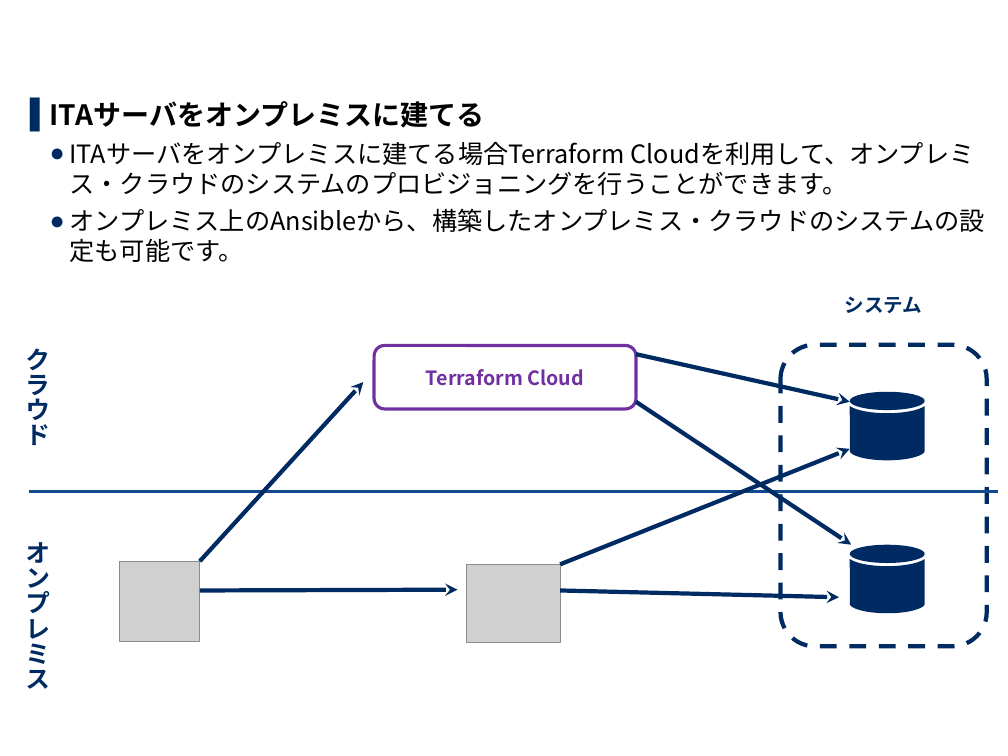
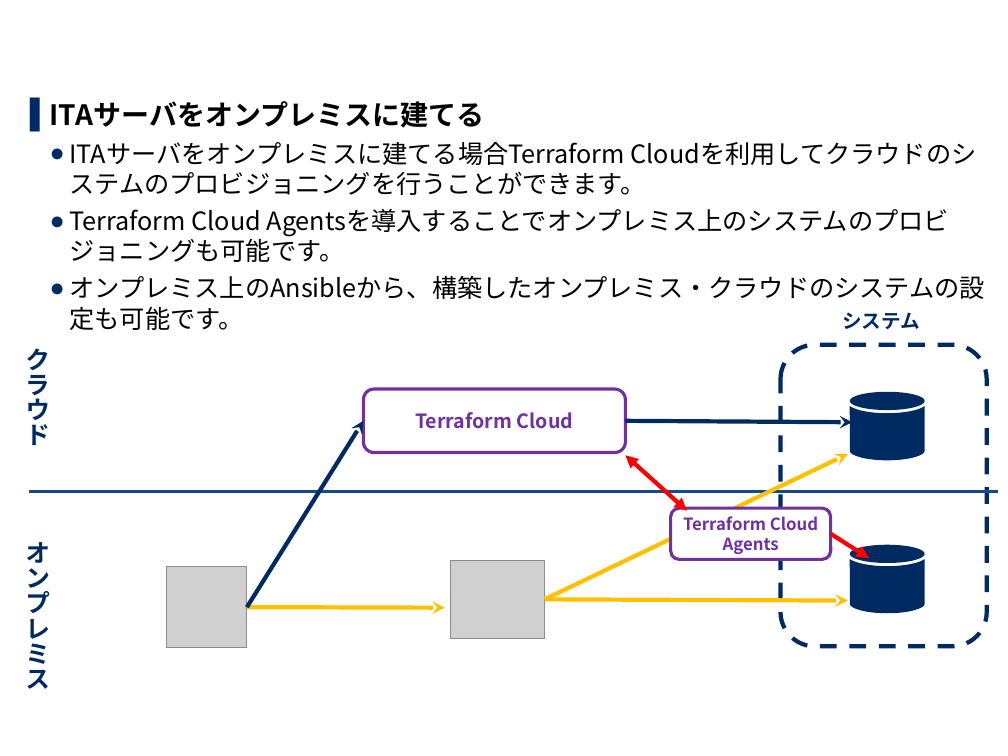
Before and after one commit to exastro-suite/it-automation-docs, a slide deck: slide 12 of asset/Learn_ja/ITA-Terraform-Driver_ja.pptx (slide 10 before the commit). Drawn at 1008x756 pixels with LibreOffice and Linux fonts; fonts in the diff are those of the drawing; grey boxes stand for pictures; background and template pictures are left out. Boxes give left, top, right and bottom in pixels: in the first picture for what was removed or moved away, otherwise in the second. Text is boxed around its words. In the diff, an @@ line names an element or a change of style, - is before the commit and + after.

```diff
--- a/asset/Learn_ja/ITA-Terraform-Driver_ja.pptx
+++ b/asset/Learn_ja/ITA-Terraform-Driver_ja.pptx
@@ text at <box>70,142,646,262</box>: text changed @@
-  ● ITAサーバをオンプレミスに建てる場合Terraform Cloudを利用して、オンプレミス・クラウドのシステムのプロビジョニングを行うことができます。
+  ● ITAサーバをオンプレミスに建てる場合Terraform Cloudを利用してクラウドのシステムのプロビジョニングを行うことができます。
+  ● Terraform Cloud Agentsを導入することでオンプレミス上のシステムのプロビジョニングも可能です。
@@ text "システム": place and size @@
-text "システム" at <box>845,296,923,313</box>
+text "システム" at <box>842,312,920,329</box>
@@ rounded rectangle "Terraform Cloud": place and size @@
-rounded rectangle "Terraform Cloud" at <box>374,346,636,409</box>
+rounded rectangle "Terraform Cloud" at <box>364,389,626,453</box>
@@ arrow moved from (200, 561) - (363, 382) to (247, 607) - (364, 420) @@
@@ arrow moved from (636, 354) - (850, 402) to (625, 420) - (853, 422) @@
@@ arrow moved from (560, 564) - (850, 449) to (544, 600) - (848, 454) @@
@@ arrow (544, 600) - (848, 454): stroke #002B62 3 pt to #FFC000 3 pt @@
@@ arrow moved from (636, 402) - (851, 544) to (625, 456) - (687, 511) @@
@@ arrow (625, 456) - (687, 511): arrow to double arrow; stroke #002B62 3 pt to #FF0000 3 pt @@
@@ rounded rectangle added at <box>670,508,831,559</box>, fill #FFFFFF, outline #7030A0 2.25 pt, 12 pt, text #7030A0, bold @@
+Terraform Cloud
+Agents
@@ arrow added from (831, 534) to (869, 558), #FF0000 3 pt @@
@@ picture: place and size @@
-picture at <box>119,561,200,642</box>
+picture at <box>166,566,247,647</box>
@@ picture: place and size @@
-picture at <box>467,564,560,642</box>
+picture at <box>451,560,544,638</box>
@@ arrow moved from (200, 591) - (458, 590) to (247, 607) - (445, 608) @@
@@ arrow (247, 607) - (445, 608): stroke #002B62 3 pt to #FFC000 3 pt @@
@@ arrow moved from (560, 591) - (839, 598) to (544, 600) - (848, 601) @@
@@ arrow (544, 600) - (848, 601): stroke #002B62 3 pt to #FFC000 3 pt @@
```
Also in this commit, not shown: 12 other slides changed, 3 slides added, 1 other file.
